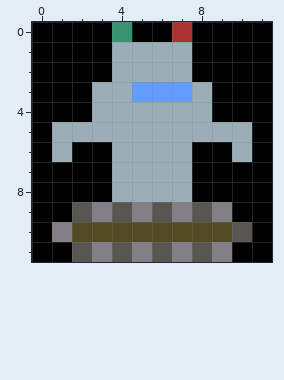
One commit to this pixel-art sprite: assets/main_character.png. The picture above is the old version.
The file is 12x12 pixels.
New version:
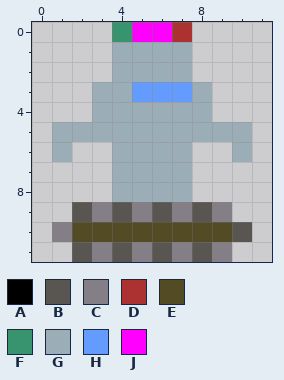
Palette (. is transparent): A #000000  B #595652  C #847e87  D #ac3232  E #524b24  F #37946e  G #9badb7  H #639bff  J #ff00ff
From old to new:
Colour A gives way to colour J in row 0 at x 5 to 6.
Colour A is gone in rows 0 to 2 at x 0 to 3 and 8 to 11; in rows 3 to 4 at x 0 to 2 and 9 to 11; in row 5 at x 0 and 11; in row 6 at x 0, 2 to 3, 8 to 9 and 11; in rows 7 to 8 at x 0 to 3 and 8 to 11; in row 9 at x 0 to 1 and 10 to 11.
Colour A is gone in row 10 at x 0 and 11; in row 11 at x 0 to 1 and 10 to 11.
